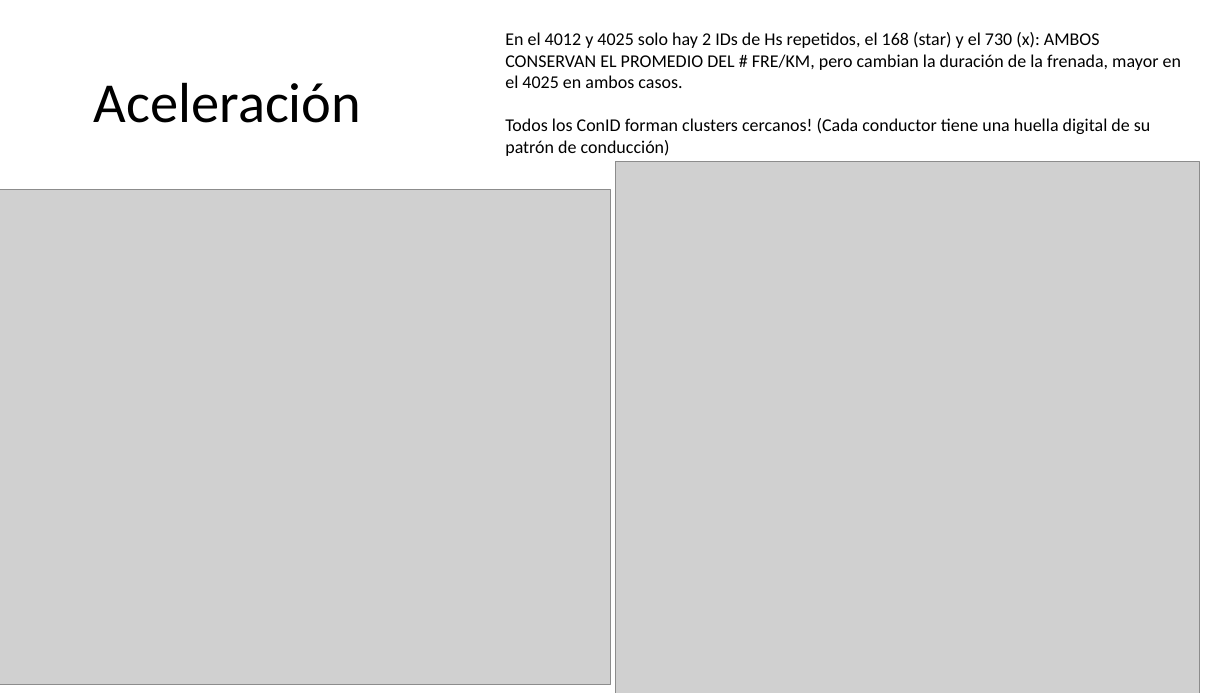
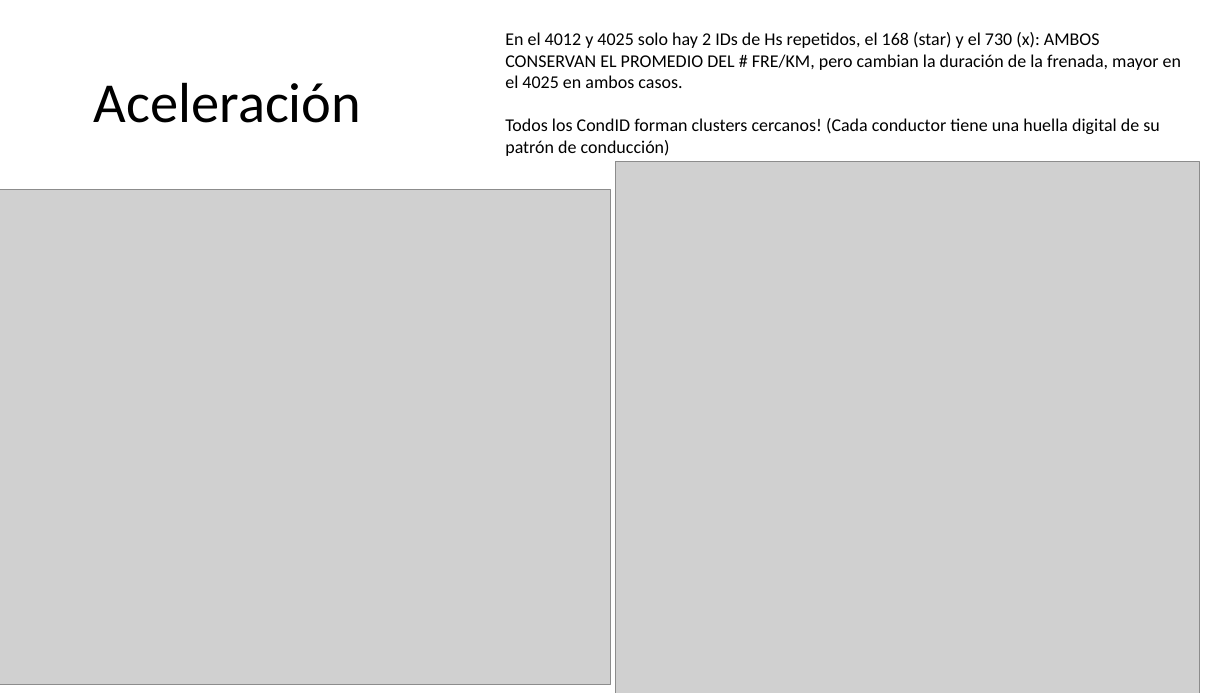
Before and after one commit to Jeisson177/scripts-tesis, a slide deck: slide 14 of Patrones de conducción.pptx (slide 12 before the commit). Drawn at 1232x693 pixels with LibreOffice and Linux fonts; fonts in the diff are those of the drawing; grey boxes stand for pictures. Boxes give left, top, right and bottom in pixels: in the first picture for what was removed or moved away, otherwise in the second. Text is boxed around its words. In the diff, an @@ line names an element or a change of style, - is before the commit and + after.

```diff
--- a/Patrones de conducción.pptx
+++ b/Patrones de conducción.pptx
@@ text at bbox=[505, 118, 1159, 156]: text changed @@
-Todos los ConID forman clusters cercanos! (Cada conductor tiene una huella digital de su patrón de conducción)
+Todos los CondID forman clusters cercanos! (Cada conductor tiene una huella digital de su patrón de conducción)
```
Also in this commit, not shown: 8 other slides changed, 11 slides added, 20 other files.
